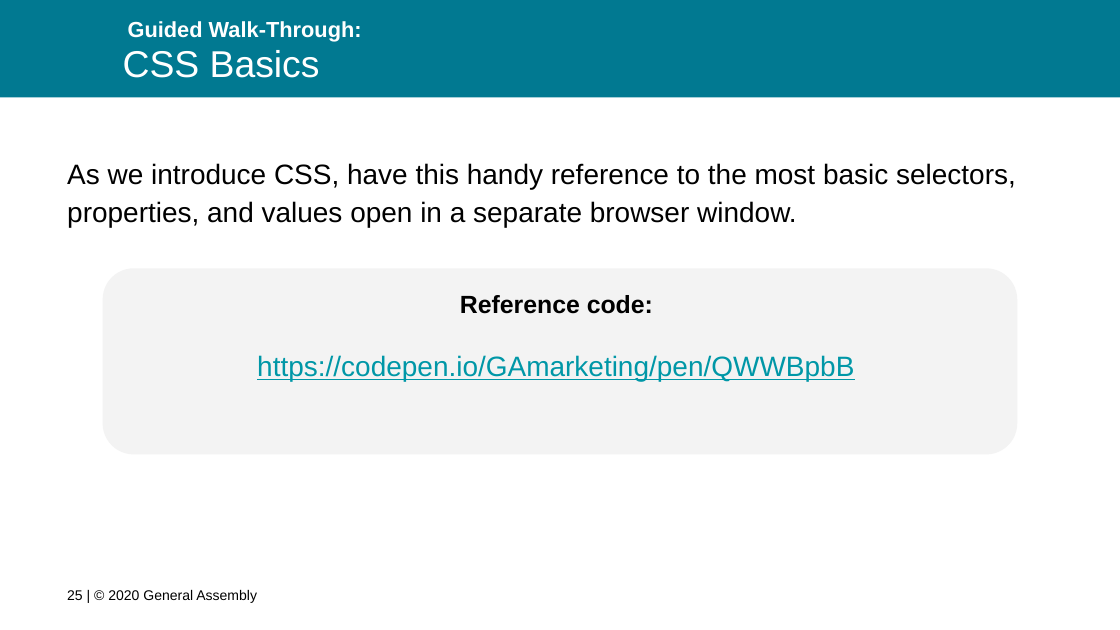
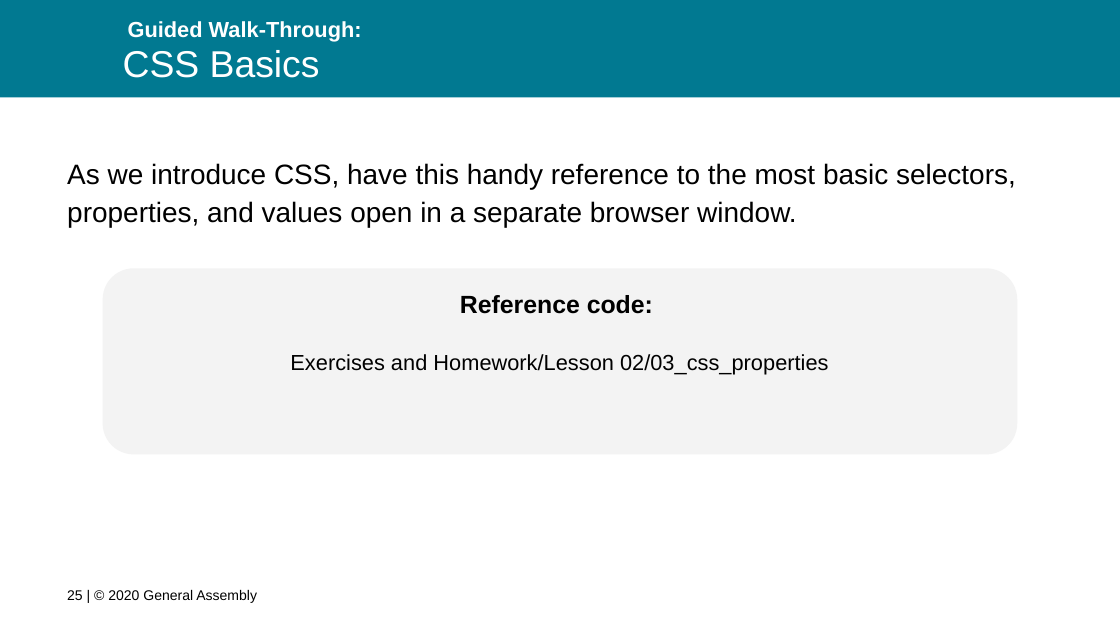
Before and after one commit to FEWD2022/Curriculum011822, a slide deck: slide 25 of Lesson Decks/02 CSS Basics - FEWD 3.2.pptx. Drawn at 1120x630 pixels with LibreOffice and Linux fonts; fonts in the diff are those of the drawing; background and template pictures are left out. Boxes give left, top, right and bottom in pixels: in the first picture for what was removed or moved away, otherwise in the second. Text is boxed around its words. In the diff, an @@ line names an element or a change of style, - is before the commit and + after.

Commit message:
Updated Lesson 02

```diff
--- a/Lesson Decks/02 CSS Basics - FEWD 3.2.pptx
+++ b/Lesson Decks/02 CSS Basics - FEWD 3.2.pptx
@@ text in rounded rectangle at <box>290,354,828,374</box>: text changed; size 18 to 14 pt; text colour #0097A7 to #000000 @@
-https://codepen.io/GAmarketing/pen/QWWBpbB
+Exercises and Homework/Lesson 02/03_css_properties
```
Also in this commit, not shown: 3 other slides changed, 8 other files.
